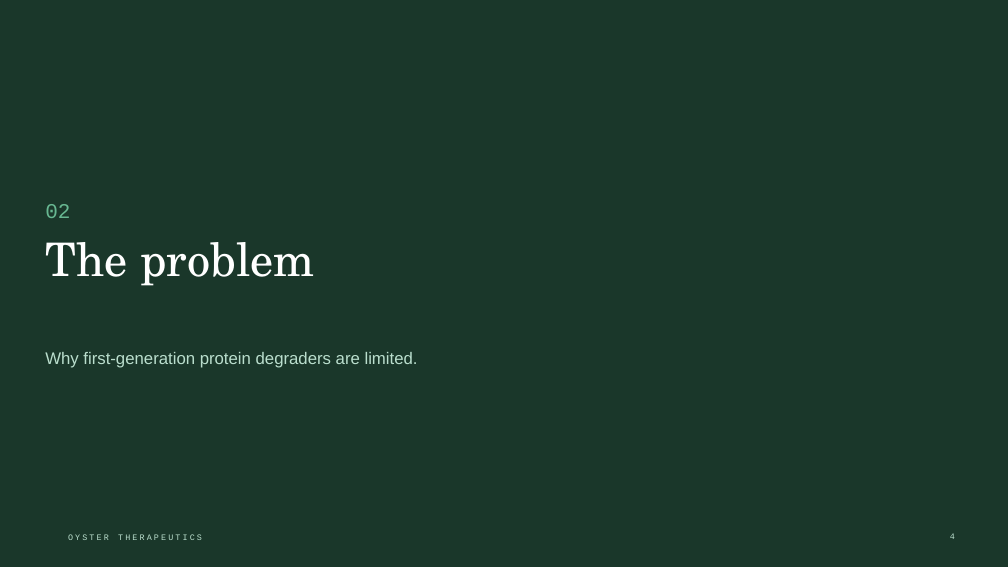
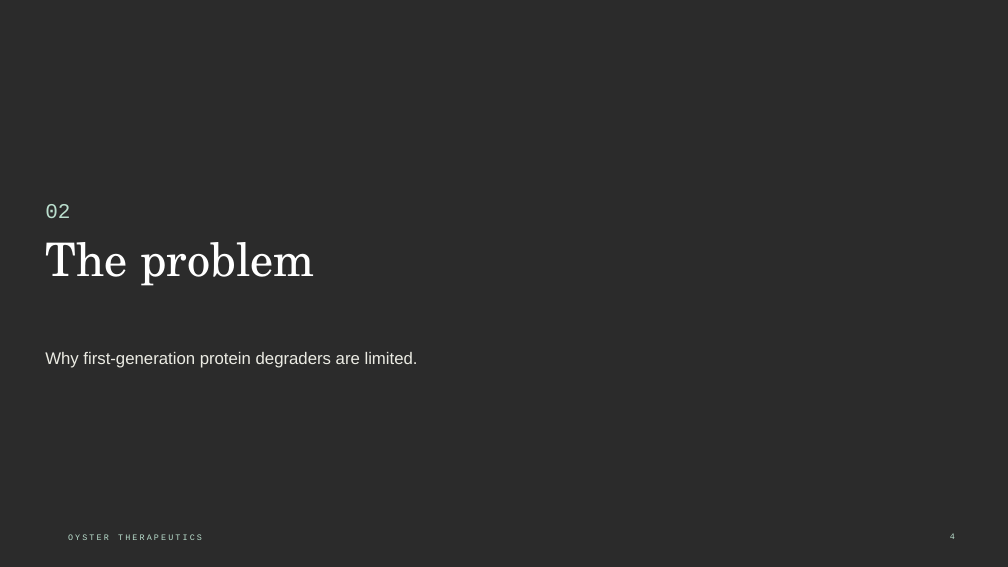
Before and after one commit to Ollieee44/Test, a slide deck: slide 4 of oyster/site/v2/template/v2/oyster-template-v2.pptx. Drawn at 1008x567 pixels with LibreOffice and Linux fonts; fonts in the diff are those of the drawing; background and template pictures are left out; a plain dark background stands for a picture behind light text. Boxes give left, top, right and bottom in pixels: in the first picture for what was removed or moved away, otherwise in the second. Text is boxed around its words. In the diff, an @@ line names an element or a change of style, - is before the commit and + after.

```diff
--- a/oyster/site/v2/template/v2/oyster-template-v2.pptx
+++ b/oyster/site/v2/template/v2/oyster-template-v2.pptx
@@ background #1A372A to picture (left out) @@
@@ text "02" at (x1=45, y1=204, x2=70, y2=218): text colour #67B791 to #BADECD @@
@@ text "Why first-generation protein degraders are ..." at (x1=45, y1=352, x2=418, y2=368): text colour #BADECD to #EBEBE3 @@
```
Also in this commit, not shown: 3 other slides changed, 28 other files.
